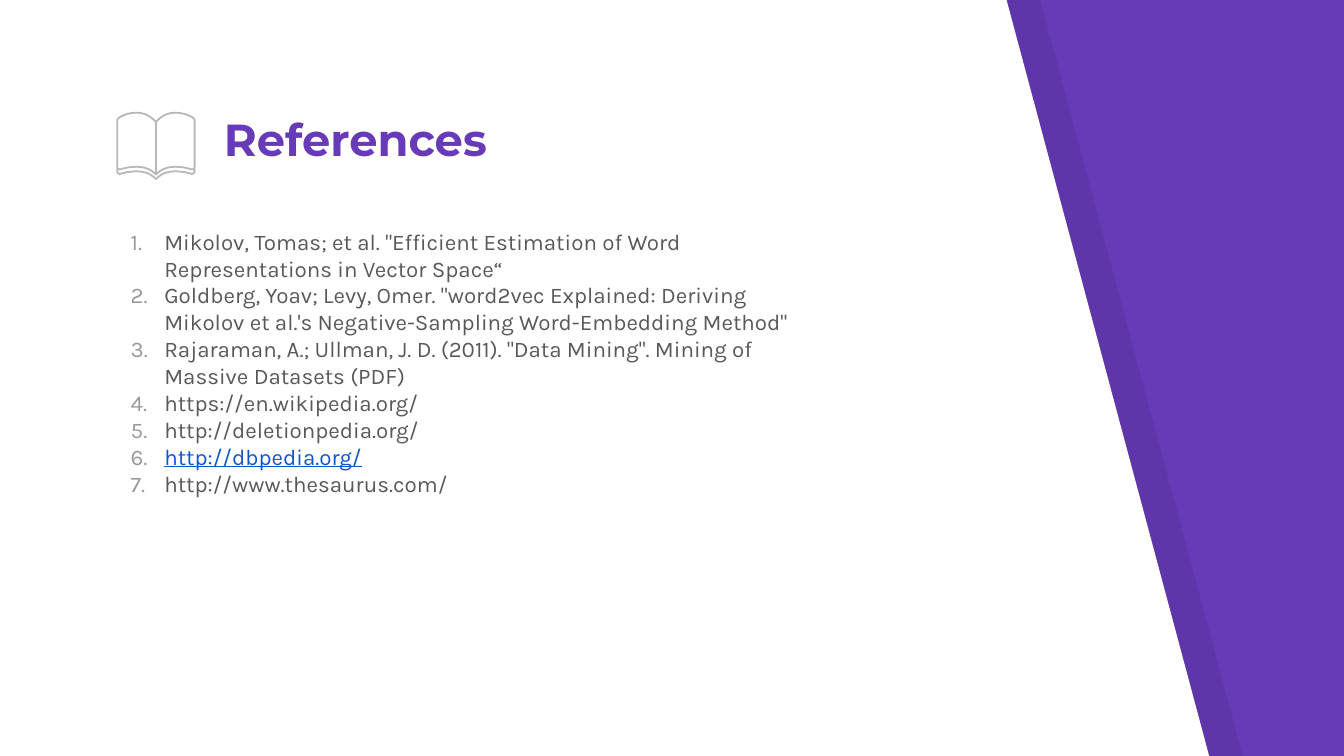
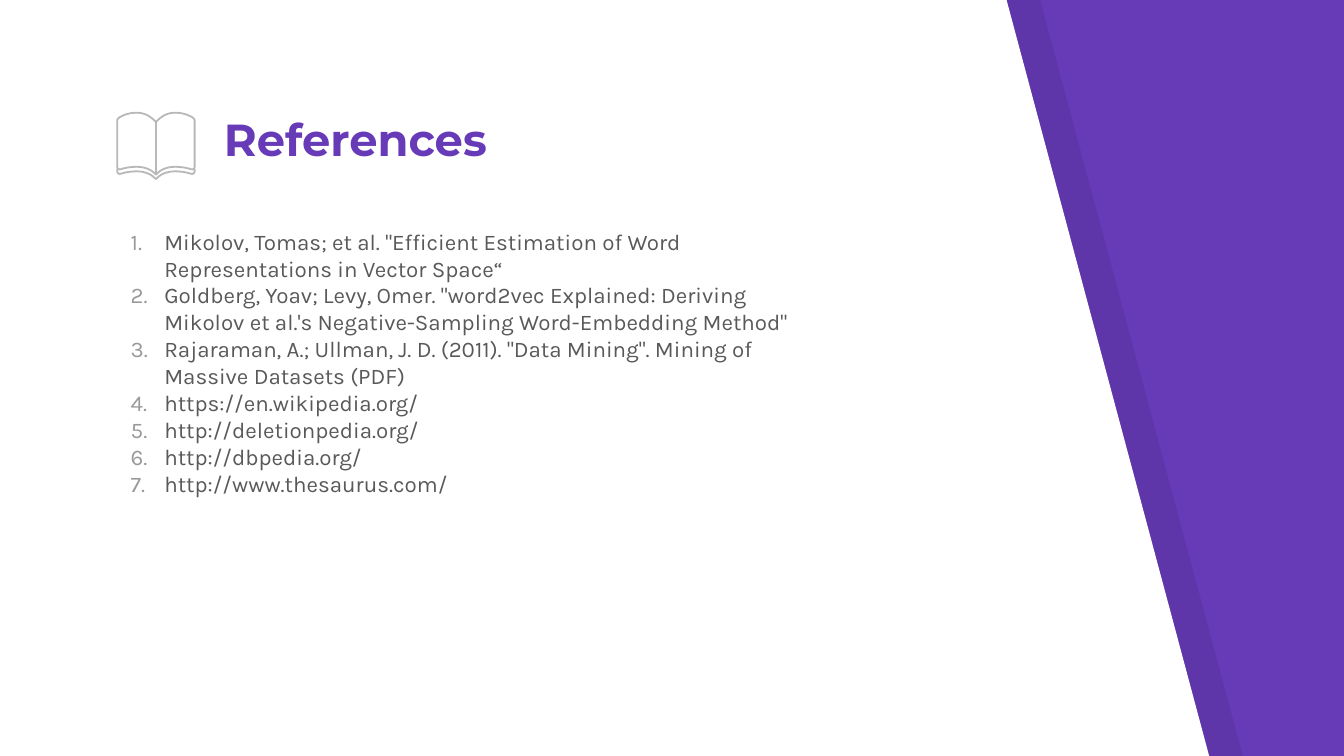
Before and after one commit to wsdm-cup-2017/goosefoot, a slide deck: slide 15 of docs/wsdm.pptx. Drawn at 1344x756 pixels with LibreOffice and Linux fonts; fonts in the diff are those of the drawing. Boxes give left, top, right and bottom in pixels: in the first picture for what was removed or moved away, otherwise in the second. Text is boxed around its words. In the diff, an @@ line names an element or a change of style, - is before the commit and + after.

```diff
--- a/docs/wsdm.pptx
+++ b/docs/wsdm.pptx
@@ text at (164, 448, 361, 471): text colour #1155CC to #595959, underline off in "http://dbpedia.org/" @@
```
Also in this commit, not shown: 3 other slides changed.
